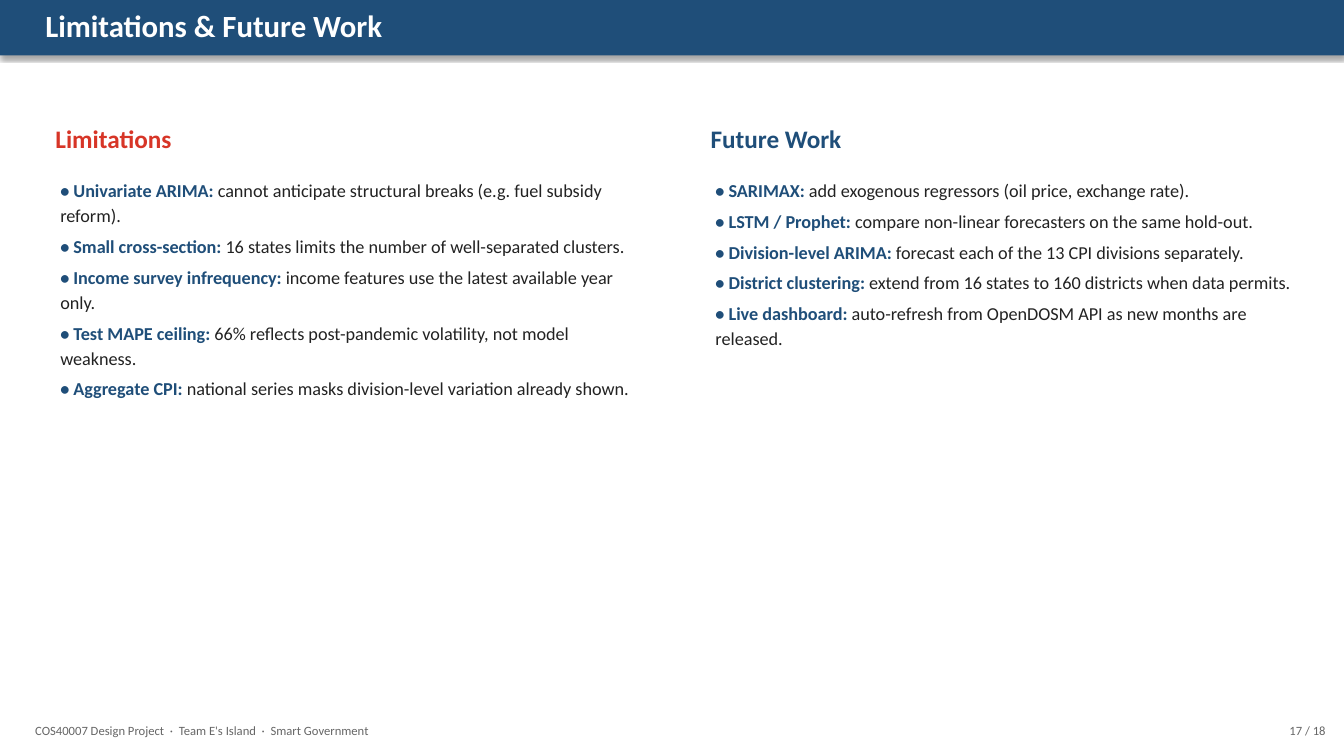
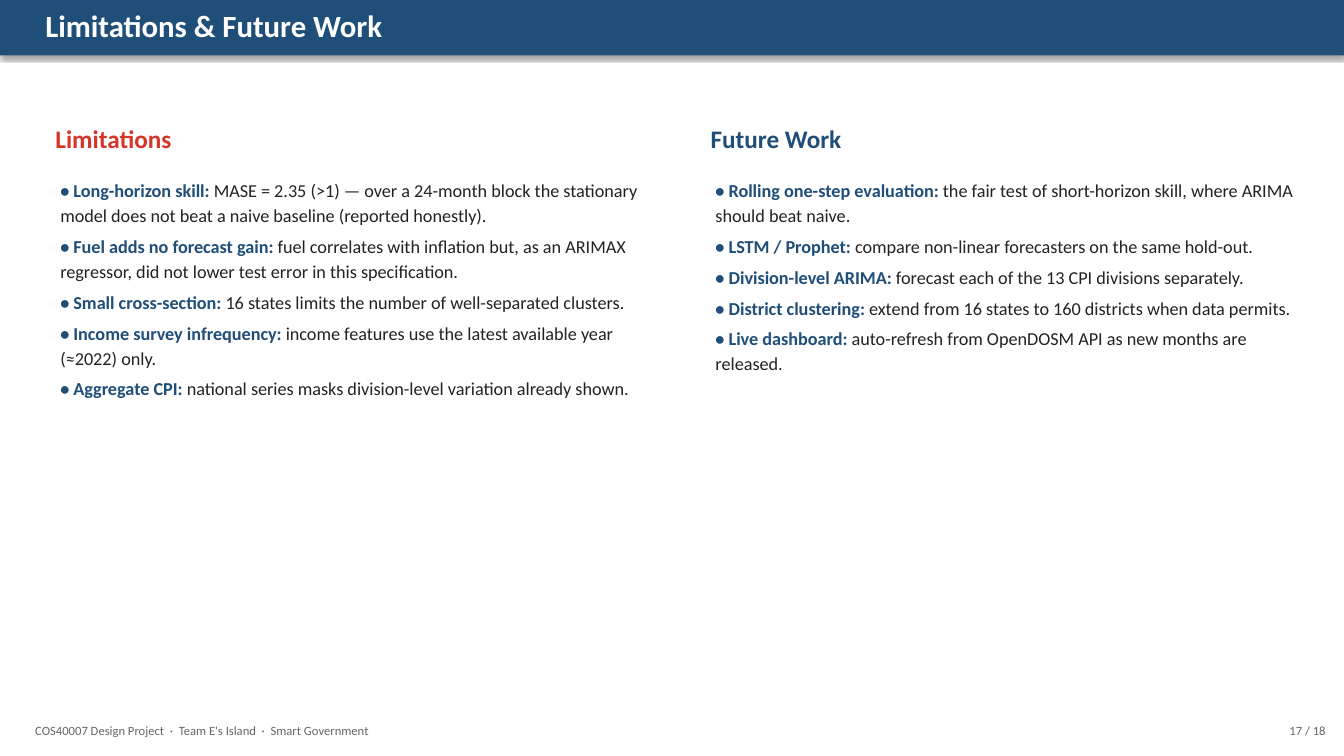
Before and after one commit to kenn040502/COS40007-Design-Project, a slide deck: slide 17 of outputs/COS40007_E's_Island_Presentation.pptx. Drawn at 1344x756 pixels with LibreOffice and Linux fonts; fonts in the diff are those of the drawing. Boxes give left, top, right and bottom in pixels: in the first picture for what was removed or moved away, otherwise in the second. Text is boxed around its words. In the diff, an @@ line names an element or a change of style, - is before the commit and + after.

```diff
--- a/outputs/COS40007_E's_Island_Presentation.pptx
+++ b/outputs/COS40007_E's_Island_Presentation.pptx
@@ text at [60, 184, 637, 281]: text changed @@
-• Univariate ARIMA: cannot anticipate structural breaks (e.g. fuel subsidy reform).
+• Long-horizon skill: MASE = 2.35 (>1) — over a 24-month block the stationary model does not beat a naive baseline (reported honestly).
+• Fuel adds no forecast gain: fuel correlates with inflation but, as an ARIMAX regressor, did not lower test error in this specification.
@@ text at [715, 184, 1293, 222]: text changed @@
-• SARIMAX: add exogenous regressors (oil price, exchange rate).
+• Rolling one-step evaluation: the fair test of short-horizon skill, where ARIMA should beat naive.
@@ text at [60, 327, 613, 368]: text changed @@
-• Income survey infrequency: income features use the latest available year only.
-• Test MAPE ceiling: 66% reflects post-pandemic volatility, not model weakness.
+• Income survey infrequency: income features use the latest available year (≈2022) only.
```
Also in this commit, not shown: 6 other slides changed, 20 other files.
